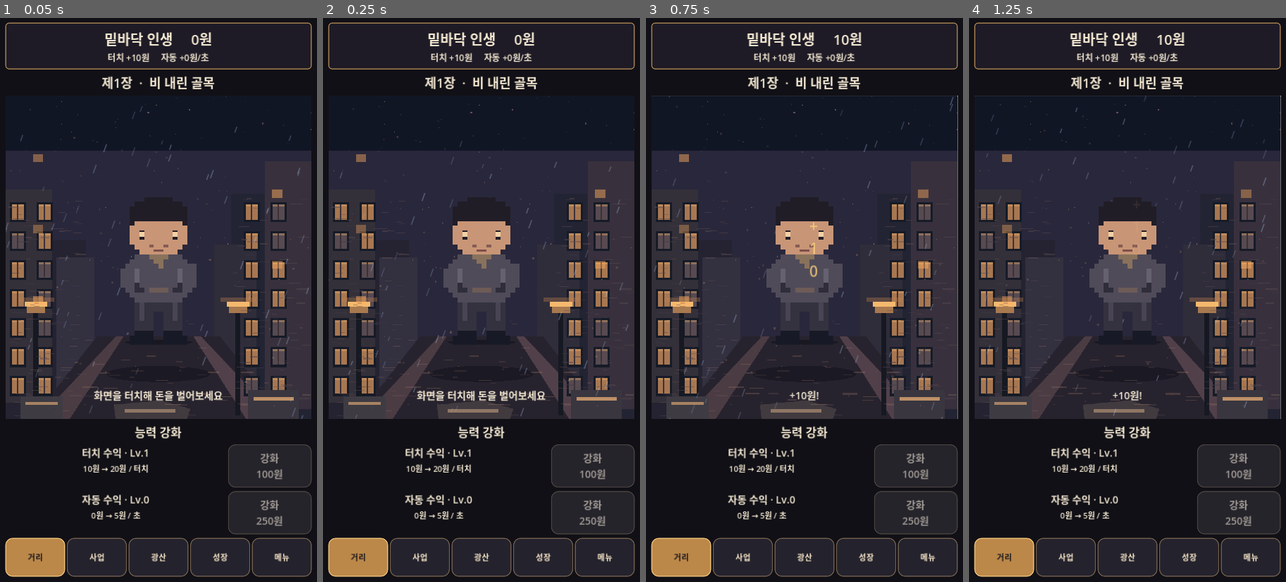
Above: before the commit, frames 1-4 (left to right).
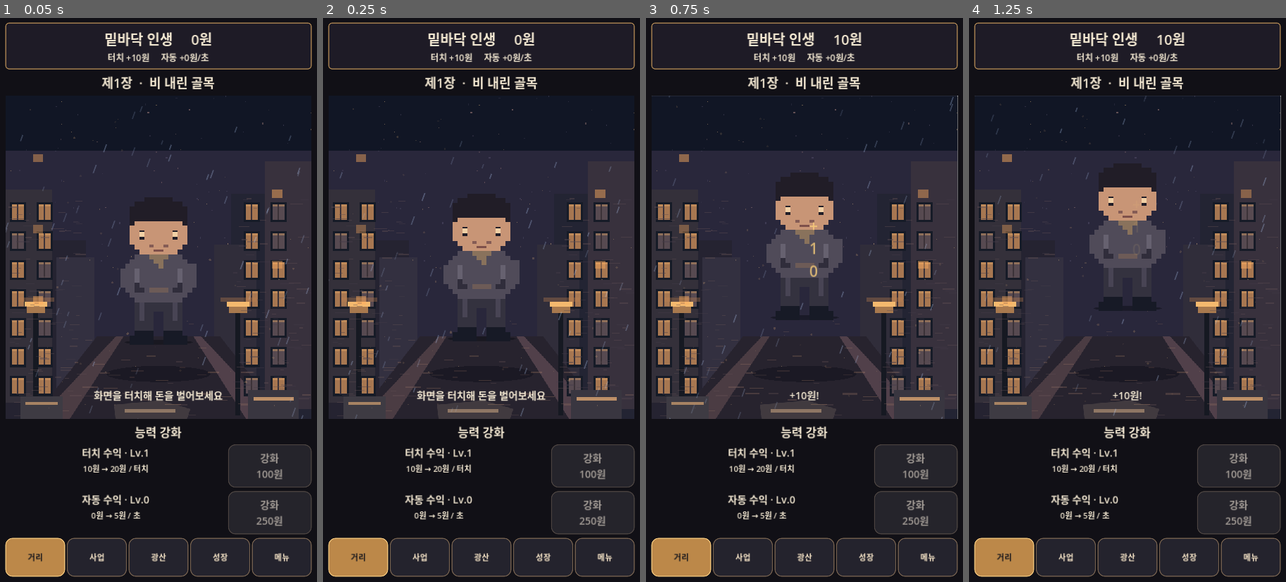
Above: after the commit, the same moments.

Repository: sungpil987/BottomLife-Reborn
Game: Godot game, scene res://scenes/Main.tscn
Two runs of this game, one before a commit and one after it. Both use one fixed random seed, a clock stepped at 60 frames per second and the inputs below.
Inputs (mouse positions are in pixels of both pictures, inside the frame that each line leads up to):
- Up to frame 1 (0.05 s): no input
- Up to frame 2 (0.25 s): no input
- Up to frame 3 (0.75 s): click (804, 254) at 0.5 s
- Up to frame 4 (1.25 s): no input

Frame 1 is identical in both runs. In frame 2, 0.8% of the frame differs, in the area x 38-62%, y 31-56%; in frame 3, 3.3%; in frame 4, 3.9%, in the area x 38-62%, y 26-57%.

Commit message:
v1.8 add protagonist idle bob, blink frames and responsive tap hit animation

Diff:
--- a/scripts/main.gd
+++ b/scripts/main.gd
@@ -34,6 +34,11 @@
 var ui_clock: float = 0.0
 var cached_money_text: String = ""
 var hero_sprite: TextureRect
+var hero_idle_tween: Tween
+var hero_blink_clock: float = 0.0
+var hero_blink_active: bool = false
+var hero_base_texture: Texture2D = preload("res://assets/hero_pixel.svg")
+var hero_blink_texture: Texture2D = preload("res://assets/hero_pixel_blink.svg")
 var tap_upgrade_button: Button
 var auto_upgrade_button: Button
 var idle_time: float = 0.0
@@ -57,6 +62,16 @@
 	save_clock += delta
 	ui_clock += delta
 	idle_time += delta
+	if is_instance_valid(hero_sprite):
+		hero_blink_clock += delta
+		if hero_blink_active and hero_blink_clock >= 0.14:
+			hero_sprite.texture = hero_base_texture
+			hero_blink_active = false
+			hero_blink_clock = 0.0
+		elif not hero_blink_active and hero_blink_clock >= 3.2:
+			hero_sprite.texture = hero_blink_texture
+			hero_blink_active = true
+			hero_blink_clock = 0.0
 	mine_energy = minf(max_mine_energy(), mine_energy + delta * (0.4 + float(stamina_level) * 0.08))
 	if is_instance_valid(mine_status):
 		mine_status.text = "곡괭이 Lv.%d  |  기력 %d/%d  |  광석 %d개" % [pickaxe_level, int(mine_energy), int(max_mine_energy()), ore]
@@ -504,6 +519,8 @@
 	growth_buttons.clear()
 	mine_buttons.clear()
 	mine_status = null
+	if hero_idle_tween and hero_idle_tween.is_running():
+		hero_idle_tween.kill()
 	hero_sprite = null
 	tap_cost_label = null
 	auto_cost_label = null
@@ -561,7 +578,7 @@
 	scene_area.add_child(rain)
 	# Reliable texture fallback until procedural sprite is verified on Android.
 	var hero := TextureRect.new()
-	hero.texture = load("res://assets/hero_pixel.svg")
+	hero.texture = hero_base_texture
 	hero.expand_mode = TextureRect.EXPAND_IGNORE_SIZE
 	hero.stretch_mode = TextureRect.STRETCH_KEEP_ASPECT_CENTERED
 	hero.texture_filter = CanvasItem.TEXTURE_FILTER_NEAREST
@@ -572,6 +589,12 @@
 	hero.mouse_filter = Control.MOUSE_FILTER_IGNORE
 	scene_area.add_child(hero)
 	hero_sprite = hero
+	hero_blink_clock = 0.0
+	hero_blink_active = false
+	hero.pivot_offset = Vector2(120, 180)
+	hero_idle_tween = create_tween().set_loops()
+	hero_idle_tween.tween_property(hero, "position:y", hero.position.y - 5.0, 1.15).set_trans(Tween.TRANS_SINE).set_ease(Tween.EASE_IN_OUT)
+	hero_idle_tween.tween_property(hero, "position:y", hero.position.y, 1.15).set_trans(Tween.TRANS_SINE).set_ease(Tween.EASE_IN_OUT)
 
 	var tap := Button.new()
 	tap.flat = true
@@ -634,9 +657,12 @@
 	if is_instance_valid(hero_sprite):
 		if pop_tween and pop_tween.is_running():
 			pop_tween.kill()
-		hero_sprite.scale = Vector2(0.94, 0.94)
+		hero_sprite.scale = Vector2(0.91, 0.91)
+		hero_sprite.modulate = Color("#ffe2ad")
 		pop_tween = create_tween()
-		pop_tween.tween_property(hero_sprite, "scale", Vector2.ONE, 0.16)
+		pop_tween.set_parallel(true)
+		pop_tween.tween_property(hero_sprite, "scale", Vector2.ONE, 0.18).set_trans(Tween.TRANS_BACK).set_ease(Tween.EASE_OUT)
+		pop_tween.tween_property(hero_sprite, "modulate", Color.WHITE, 0.18)
 	refresh_header()
 	refresh_upgrade_buttons()
 
